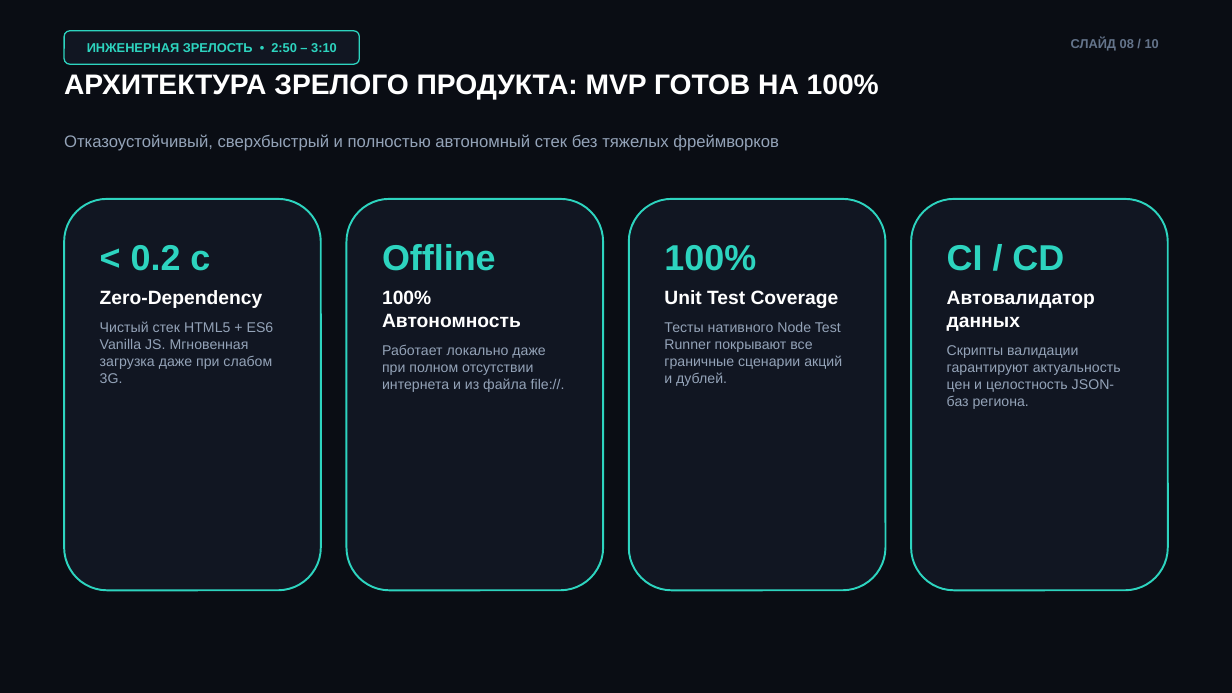
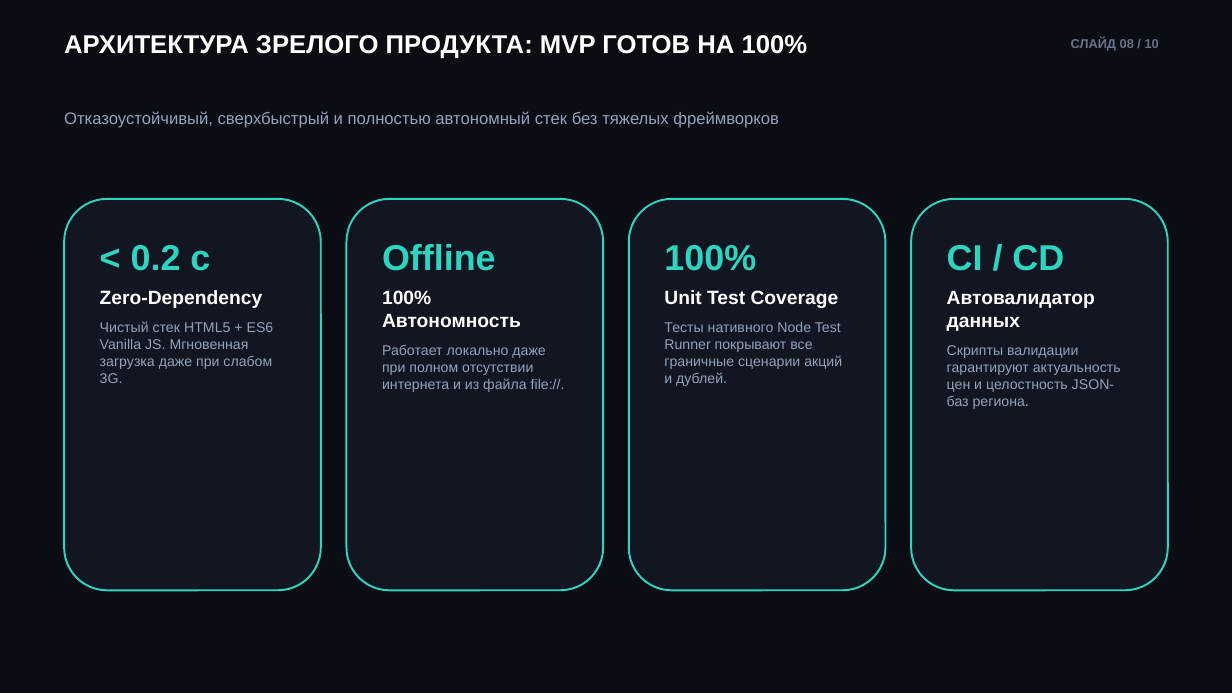
Before and after one commit to artboi5436-svg/nepereplachivay, a slide deck: slide 8 of competition_pitch.pptx. Drawn at 1232x693 pixels with LibreOffice and Linux fonts; fonts in the diff are those of the drawing. Boxes give left, top, right and bottom in pixels: in the first picture for what was removed or moved away, otherwise in the second. Text is boxed around its words. In the diff, an @@ line names an element or a change of style, - is before the commit and + after.

```diff
--- a/competition_pitch.pptx
+++ b/competition_pitch.pptx
@@ text "АРХИТЕКТУРА ЗРЕЛОГО ПРОДУКТА: MVP ГОТОВ ...": place and size @@
-text "АРХИТЕКТУРА ЗРЕЛОГО ПРОДУКТА: MVP ГОТОВ ..." at (64,74,879,100)
+text "АРХИТЕКТУРА ЗРЕЛОГО ПРОДУКТА: MVP ГОТОВ ..." at (64,35,808,58)
@@ text "АРХИТЕКТУРА ЗРЕЛОГО ПРОДУКТА: MVP ГОТОВ ..." at (64,35,808,58): size 22 to 20 pt @@
@@ rounded rectangle removed at (64,30,359,64) @@
-ИНЖЕНЕРНАЯ ЗРЕЛОСТЬ • 2:50 – 3:10
@@ text "Отказоустойчивый, сверхбыстрый и полностью автономный ...": place and size @@
-text "Отказоустойчивый, сверхбыстрый и полностью автономный ..." at (64,134,779,151)
+text "Отказоустойчивый, сверхбыстрый и полностью автономный ..." at (64,111,779,128)
```
Also in this commit, not shown: 9 other slides changed, 14 other files.
